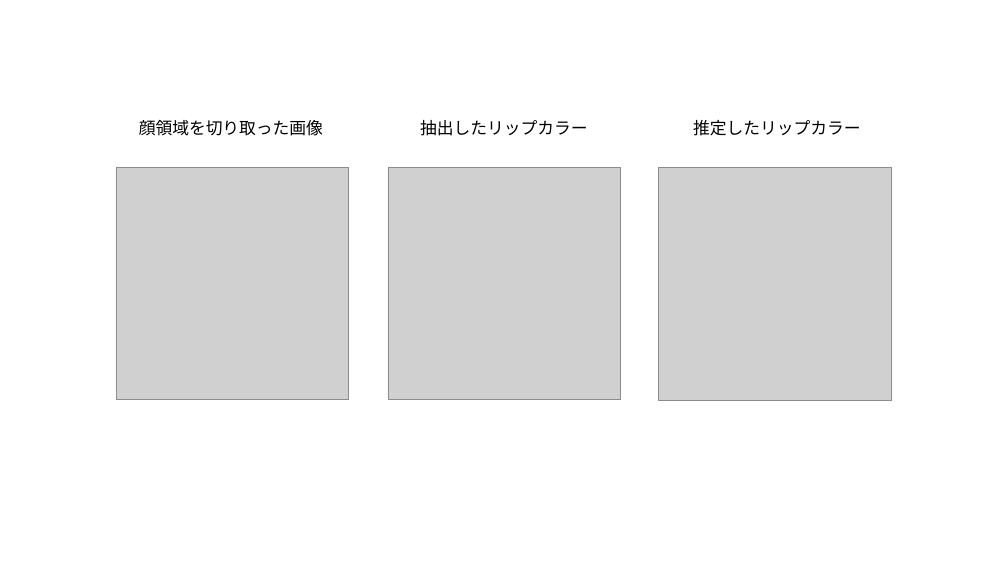
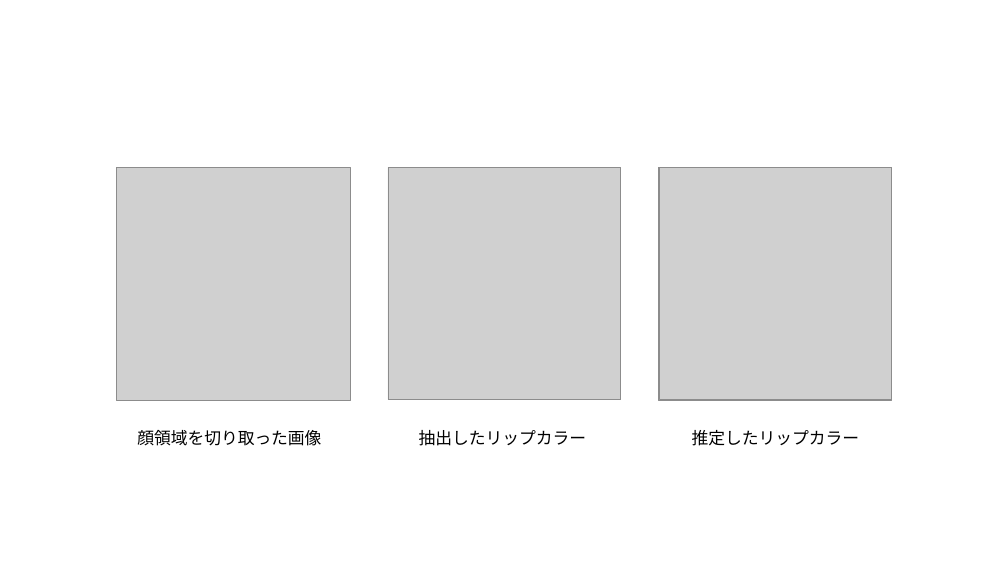
Before and after one commit to yuu5322/sci23, a slide deck: slide 4 of 修論の図.pptx. Drawn at 1008x567 pixels with LibreOffice and Linux fonts; fonts in the diff are those of the drawing; grey boxes stand for pictures. Boxes give left, top, right and bottom in pixels: in the first picture for what was removed or moved away, otherwise in the second. Text is boxed around its words. In the diff, an @@ line names an element or a change of style, - is before the commit and + after.

```diff
--- a/修論の図.pptx
+++ b/修論の図.pptx
@@ picture added at bbox=[116, 168, 351, 401] @@
@@ 3 texts: place and size @@
-3 texts at bbox=[139, 120, 860, 136]
+3 texts at bbox=[137, 430, 859, 446]
```
Also in this commit, not shown: 1 slide added, 1 other file.
